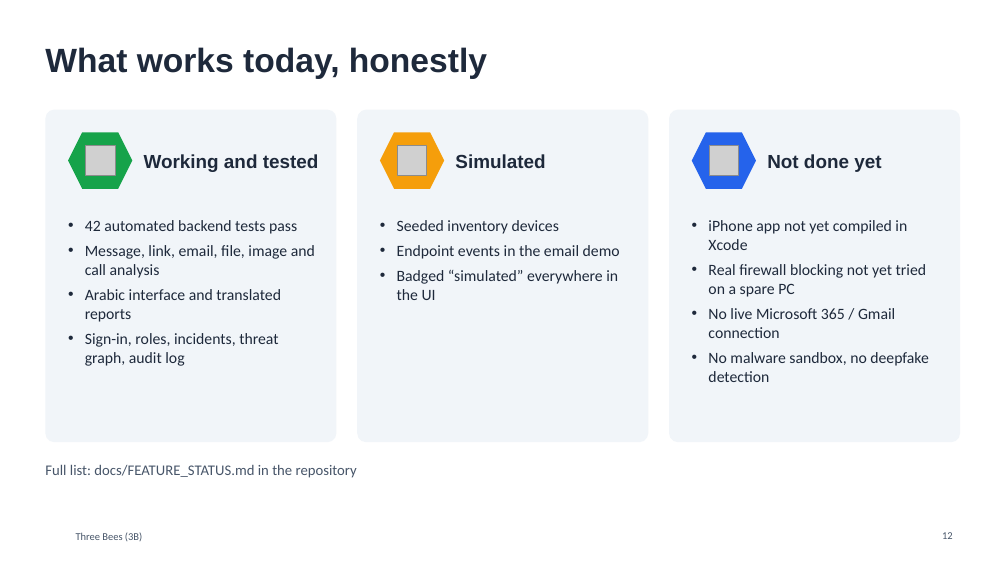
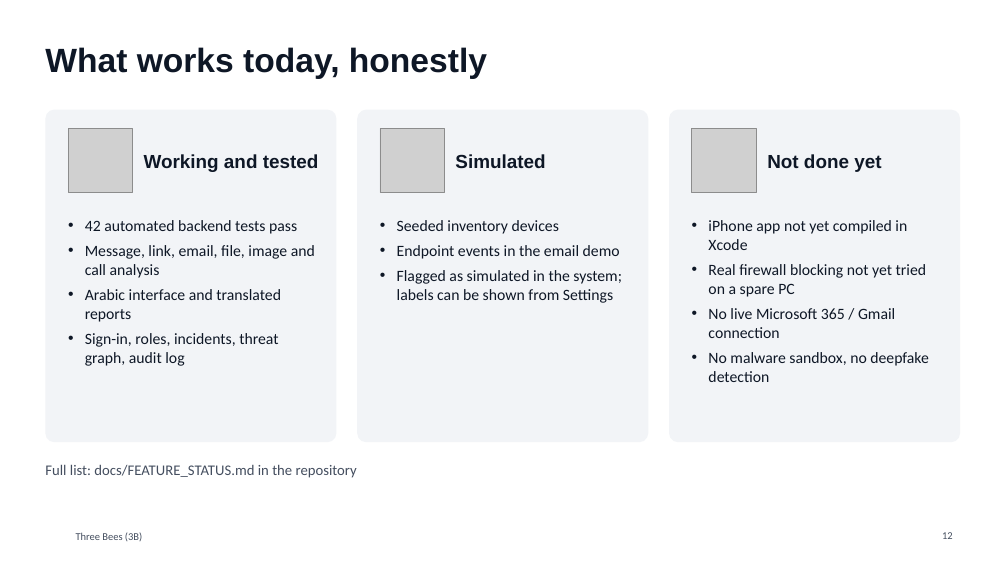
Before and after one commit to Mezx-1/three-bees, a slide deck: slide 12 of docs/presentation/ThreeBees_3B.pptx. Drawn at 1008x567 pixels with LibreOffice and Linux fonts; fonts in the diff are those of the drawing; grey boxes stand for pictures; background and template pictures are left out. Boxes give left, top, right and bottom in pixels: in the first picture for what was removed or moved away, otherwise in the second. Text is boxed around its words. In the diff, an @@ line names an element or a change of style, - is before the commit and + after.

```diff
--- a/docs/presentation/ThreeBees_3B.pptx
+++ b/docs/presentation/ThreeBees_3B.pptx
@@ fill #F1F5F9 to #F2F4F7 in 3 elements at box(45, 110, 337, 442), box(357, 110, 648, 442), box(669, 110, 960, 442) @@
@@ hexagon removed at box(68, 132, 132, 189) @@
@@ picture added at box(68, 129, 132, 193) @@
@@ picture removed at box(85, 146, 115, 175) @@
@@ hexagon removed at box(380, 132, 445, 189) @@
@@ picture added at box(380, 129, 445, 193) @@
@@ picture removed at box(397, 146, 426, 175) @@
@@ hexagon removed at box(692, 132, 756, 189) @@
@@ picture added at box(692, 129, 756, 193) @@
@@ picture removed at box(709, 146, 739, 175) @@
@@ text at box(397, 220, 620, 259): text colour #1E293B to #0E1726 in "Seeded inventory devices", "Endpoint events in the email demo" @@
@@ text colour #1E293B to #0E1726 in 6 elements at box(45, 47, 487, 79), box(144, 154, 319, 172), box(85, 220, 315, 366), box(455, 154, 545, 169), box(767, 154, 881, 172), box(708, 220, 929, 382) @@
@@ text at box(397, 270, 622, 303): text changed; text colour #1E293B to #0E1726 @@
-• Badged “simulated” everywhere in the UI
+• Flagged as simulated in the system; labels can be shown from Settings
```
Also in this commit, not shown: 12 other slides changed, 3 other files.
